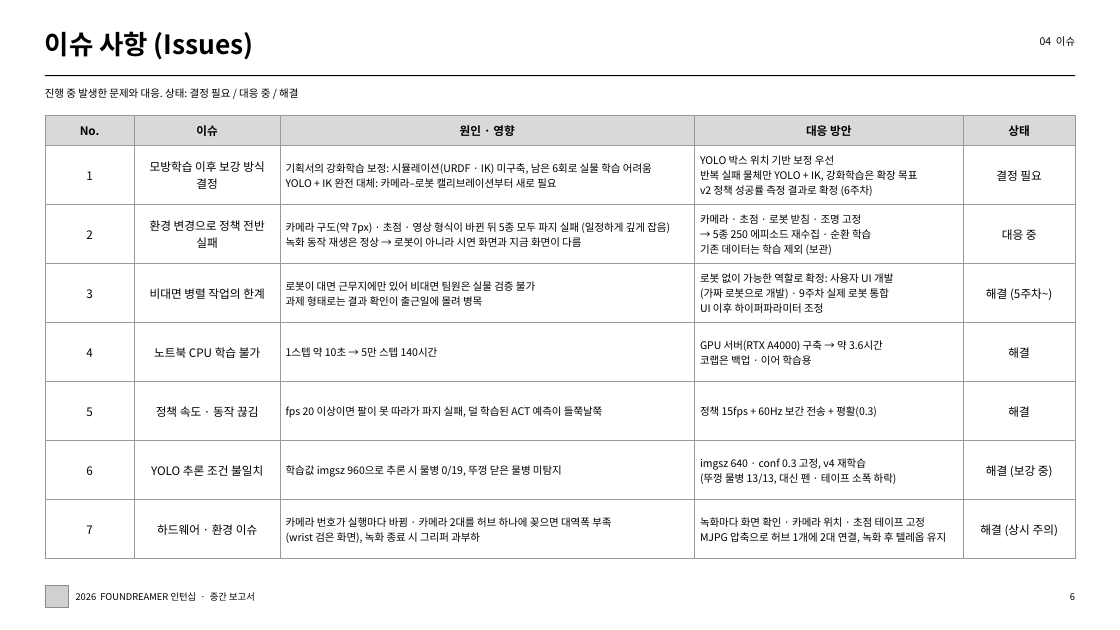
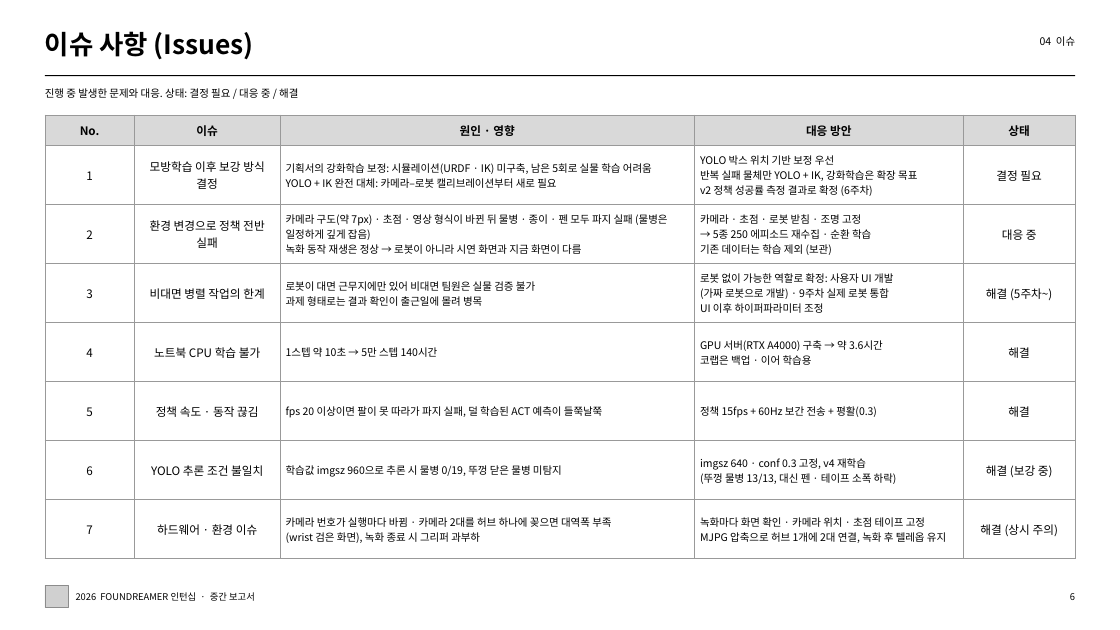
Before and after one commit to todtras/desk-cleanup-robot, a slide deck: slide 6 of doc/중간보고서/김태익_PhysicalAI_중간보고서.pptx. Drawn at 1120x630 pixels with LibreOffice and Linux fonts; fonts in the diff are those of the drawing; grey boxes stand for pictures. Boxes give left, top, right and bottom in pixels: in the first picture for what was removed or moved away, otherwise in the second. Text is boxed around its words. In the diff, an @@ line names an element or a change of style, - is before the commit and + after.

```diff
--- a/doc/중간보고서/김태익_PhysicalAI_중간보고서.pptx
+++ b/doc/중간보고서/김태익_PhysicalAI_중간보고서.pptx
@@ table at [45, 115, 1075, 559] @@
-row 2, column 3: 기획서의 강화학습 보정: 시뮬레이션(URDF · IK) 미구축, 남은 6회로 실물 학습 어려움 / YOLO + IK 완전 대체: 카메라–로봇 캘리브레이션부터 새로 필요
+row 2, column 3: 기획서의 강화학습 보정: 시뮬레이션(URDF · IK) 미구축, 남은 5회로 실물 학습 어려움 / YOLO + IK 완전 대체: 카메라–로봇 캘리브레이션부터 새로 필요
-row 3, column 3: 카메라 구도(약 7px) · 초점 · 영상 형식이 바뀐 뒤 5종 모두 파지 실패 (일정하게 깊게 잡음) / 녹화 동작 재생은 정상 → 로봇이 아니라 시연 화면과 지금 화면이 다름
+row 3, column 3: 카메라 구도(약 7px) · 초점 · 영상 형식이 바뀐 뒤 물병 · 종이 · 펜 모두 파지 실패 (물병은 일정하게 깊게 잡음) / 녹화 동작 재생은 정상 → 로봇이 아니라 시연 화면과 지금 화면이 다름
```
Also in this commit, not shown: 3 other slides changed, 12 other files.
